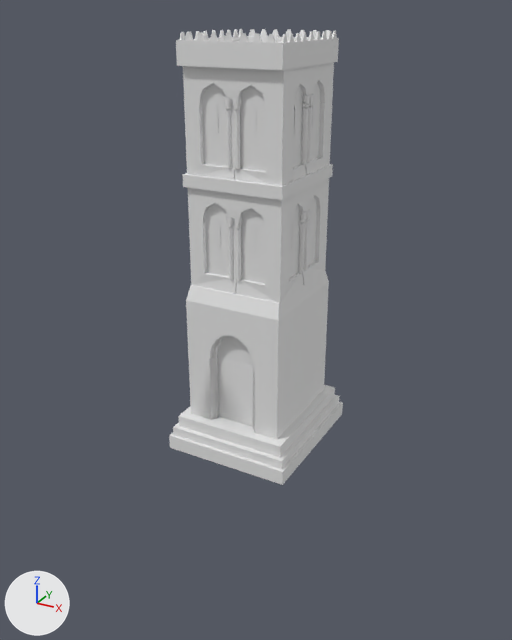
The COLLADA model art/meshes/structural/umay_stone_tower.dae, before and after one commit.
Rendered twice from a 50 mm lens placed at (17.2, -31.7, 21.6), pointed at (-0.3, 0.0, 5.7). Arrows for +X, +Y and +Z are at lower left; the lights stay in place. Materials are left out; every surface is plain grey. Vertices at the same position are counted once.

Names of what the first picture shows: '1defense_TOWER'.
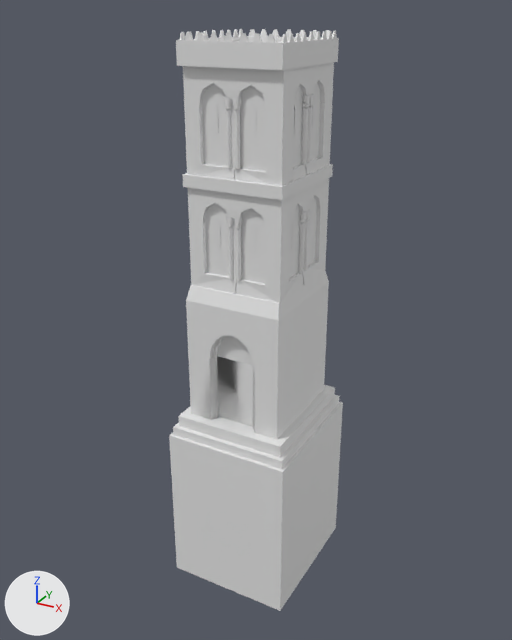
Location of each change, [x1, y1, x2, y2] in pixels of the pictures (512 x 640 px):
```json
{"object": "1defense_TOWER", "change": "reshaped", "before": [169, 29, 343, 485], "after": [169, 29, 343, 611], "on screen": "28% taller"}
{"part": 1, "of": "me_cube_001", "change": "added", "after": [170, 415, 342, 611]}
```

Edits to the scene script, one JSON object a line:
```json
{"block": "me_cube_001", "where": "me_cube_001.from_pydata(...)  # 2732 vertices, 3775 faces; spans x -3.6..3.6, y -4.1..4.0, z -1.3..20.6"}
{"block": "me_cube_001", "where": "# used by ob_1defense_tower; location = (0.0, 0.0, 0.0)"}
{"block": "me_cube_001", "where": "# verts and faces of me_cube_001; kept vertices keep their numbers, new ones are numbered from 2732"}
{"block": "me_cube_001", "where": "# before: 2724 (-3.6, -4.1, -1.3) at pixel (169, 447), 2725 (3.6, -4.1, -1.3) at pixel (282, 484), 2726 (3.6, 4.0, -1.3) at pixel (342, 414), 2727 (-3.6, 4.0, -1.3)"}
{"block": "me_cube_001", "change": "me_cube_001 part 1"}
{"op": "add", "block": "me_cube_001", "code": "for new, old in zip([*range(2732, 2736)], [*range(2724, 2728)]): verts[new] = verts[old] + (0.0, 0.0, -8.8)"}
{"op": "add", "block": "me_cube_001", "code": "faces += [(2724, 2727, 2732), (2725, 2734, 2726), (2726, 2735, 2727), (2724, 2733, 2725), (2727, 2735, 2732), (2725, 2733, 2734)]"}
{"op": "add", "block": "me_cube_001", "code": "faces += [(2726, 2734, 2735), (2724, 2732, 2733)]"}
```
